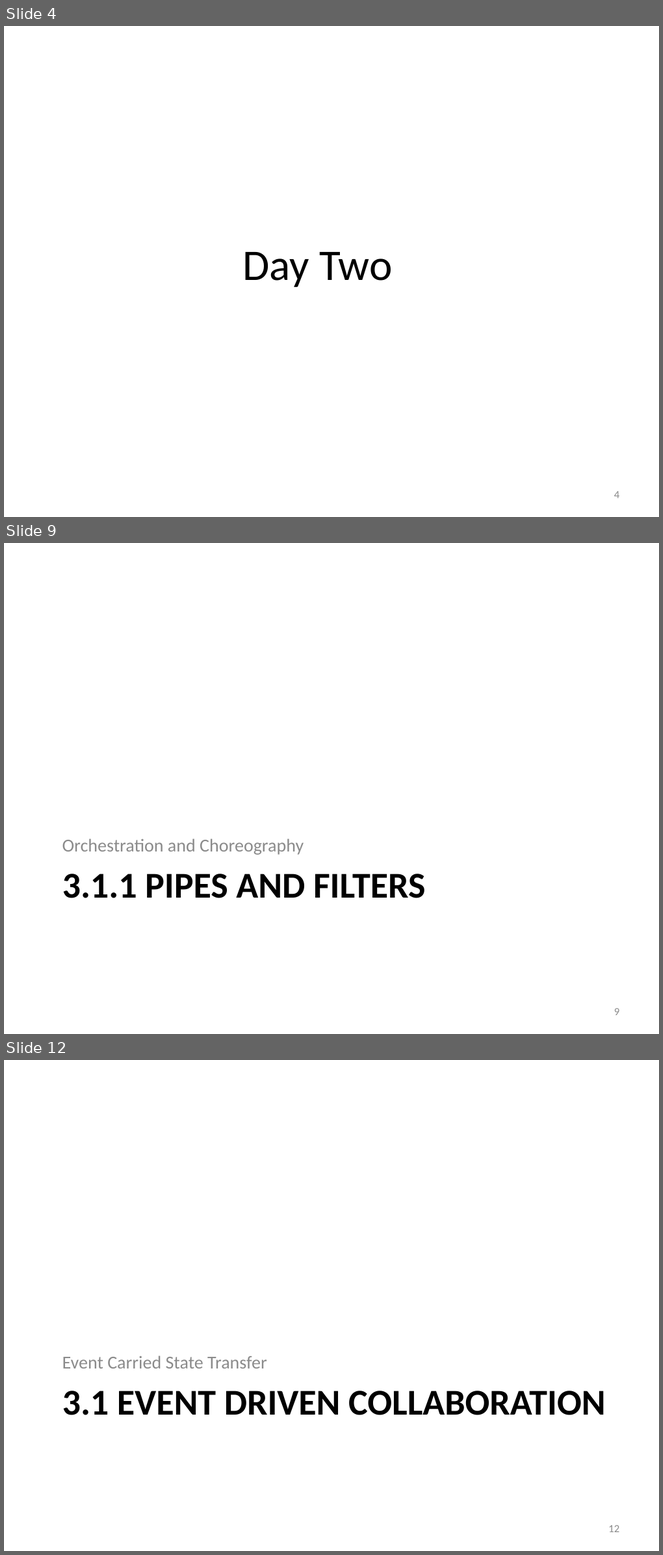
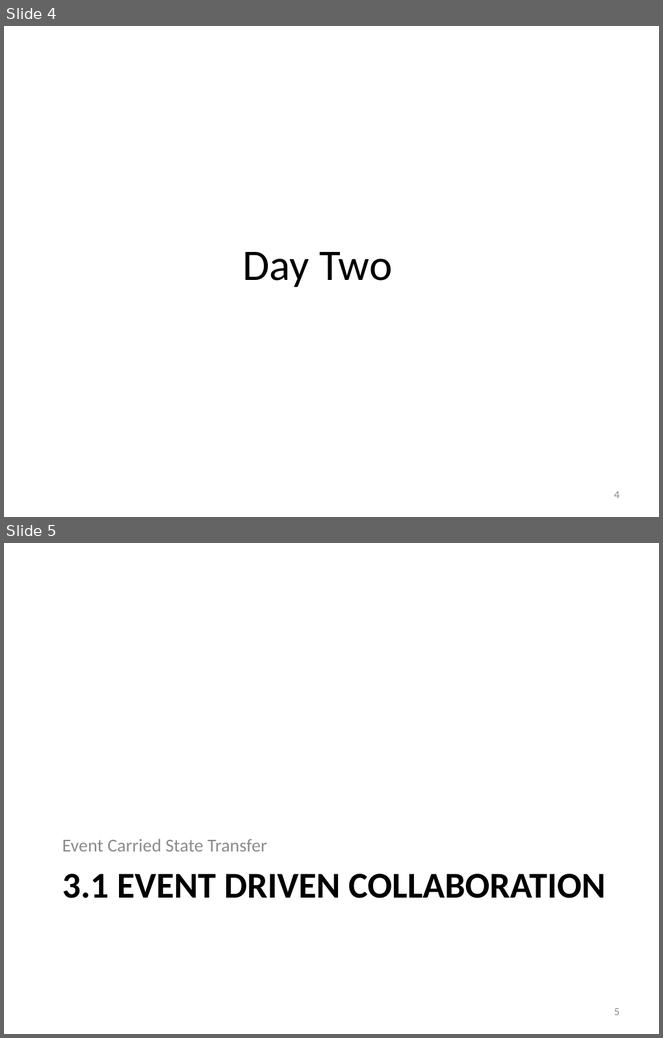
Before and after one commit to iancooper/Presentations, a slide deck: Practical Messaging - Day 2 New.pptx. Shown one above the other, each under a label of ours: slides 4, 9 and 12 before the commit, slides 4 and 5 after it; the slides between them are not shown. The pictures are 663x1555 and 663x1038 pixels, drawn with LibreOffice and Linux fonts; fonts in the diff are those of the drawing. Boxes give left, top, right and bottom in pixels: in the first picture for what was removed or moved away, otherwise in the second. Text is boxed around its words. In the diff, an @@ line names an element or a change of style, - is before the commit and + after.

```diff
--- a/Practical Messaging - Day 2 New.pptx
+++ b/Practical Messaging - Day 2 New.pptx
@@ slide 9 removed at [4, 543, 659, 1034], background #FFFFFF @@
@@ text removed at [62, 839, 304, 855] @@
-Orchestration and Choreography
@@ title removed at [62, 874, 425, 899] @@
-3.1.1 PIPES AND FILTERS
@@ page number removed at [614, 1008, 620, 1016] @@
-9
@@ what was slide 12 is now slide 5 @@
@@ page number at [614, 1008, 620, 1016]: text changed @@
-12
+5
```
Also in this commit, not shown: 2 slides added, 6 other slides removed, 1 other file.
